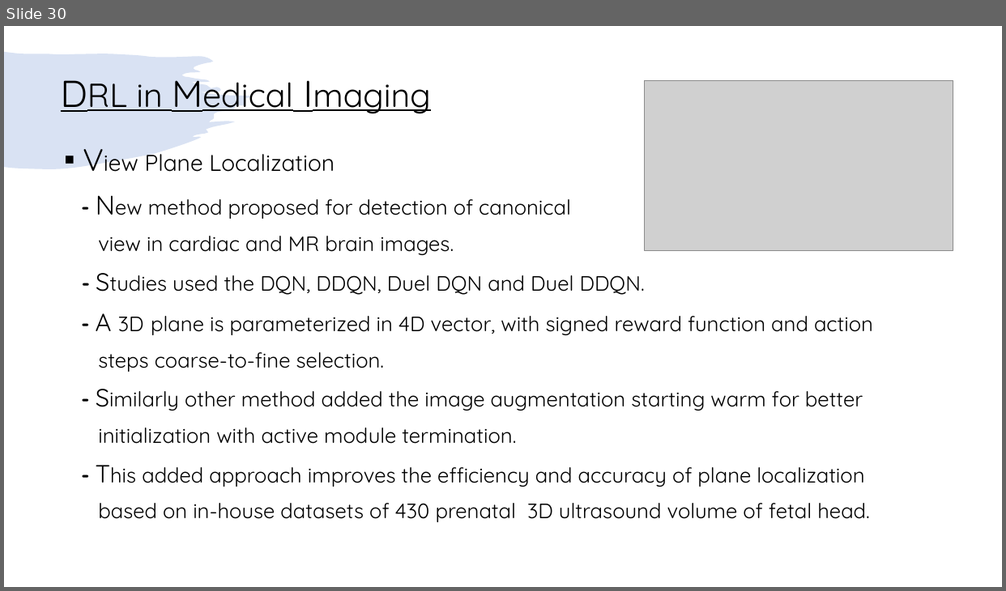
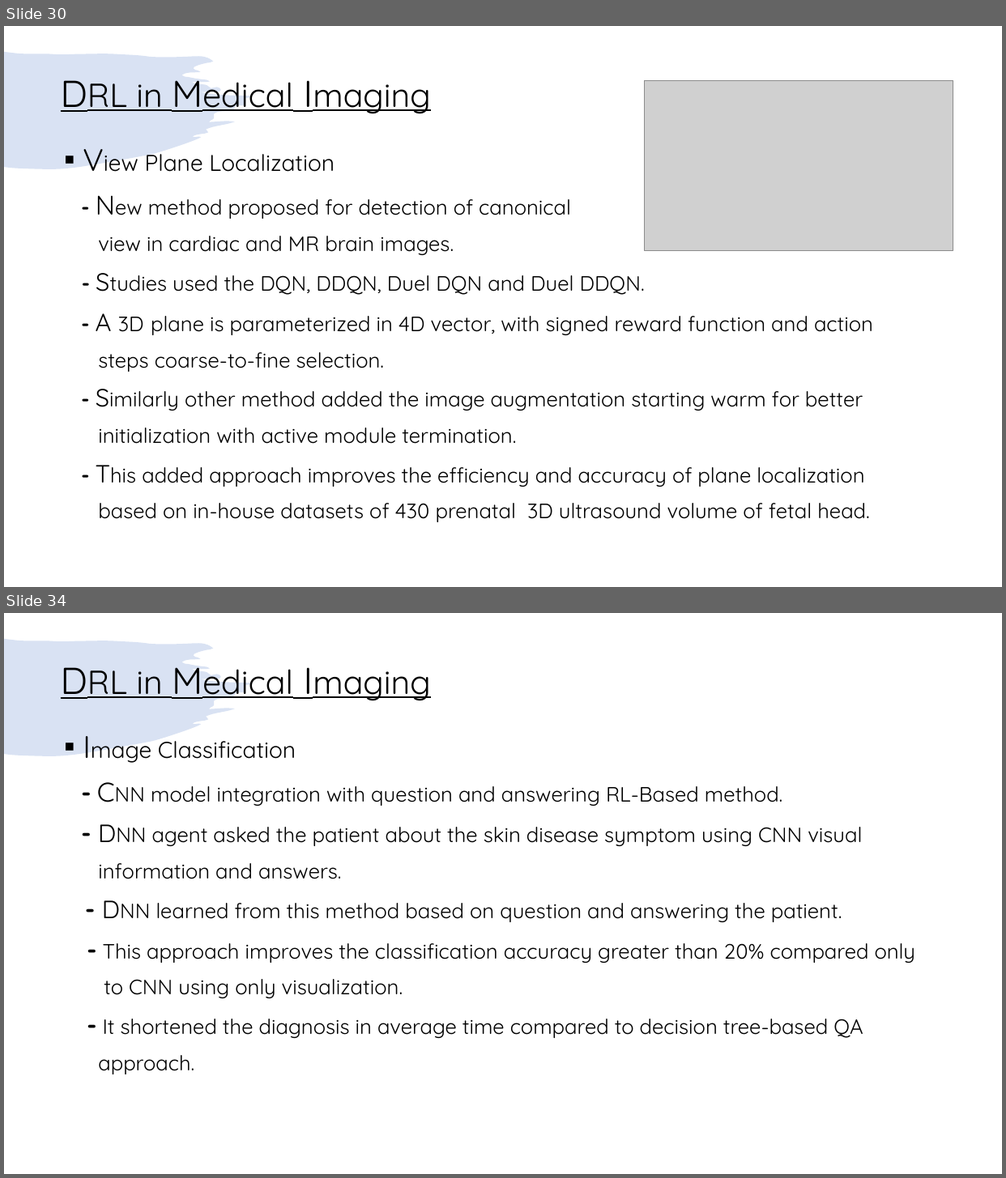
Before and after one commit to jocelynbaduria/cmpe-258_Deep-Learning, a slide deck: Short Story/Jocelyn_Baduria_DRL_Imaging_Literature_Review.pptx. Shown one above the other, each under a label of ours: slide 30 before the commit, slides 30 and 34 after it; the slides between them are not shown. The pictures are 1006x591 and 1006x1178 pixels, drawn with LibreOffice and Linux fonts; fonts in the diff are those of the drawing; grey boxes stand for pictures. Boxes give left, top, right and bottom in pixels: in the first picture for what was removed or moved away, otherwise in the second. Text is boxed around its words. In the diff, an @@ line names an element or a change of style, - is before the commit and + after.

Commit message:
Short Story Summary

```diff
--- a/Short Story/Jocelyn_Baduria_DRL_Imaging_Literature_Review.pptx
+++ b/Short Story/Jocelyn_Baduria_DRL_Imaging_Literature_Review.pptx
@@ slide 34 added at box(4, 613, 1002, 1174), background #FFFFFF; not listed: 1 template element that a slide beside it also shows @@
@@ text added at box(136, 671, 163, 698), 32 pt, text #000000, underline @@
+DRL in Medical Imaging
@@ text added at box(98, 741, 915, 1075), 20 pt, text #000000 @@
+▪ Image Classification
+- CNN model integration with question and answering RL-Based method.
+- DNN agent asked the patient about the skin disease symptom using CNN visual
+information and answers.
+- DNN learned from this method based on question and answering the patient.
+- This approach improves the classification accuracy greater than 20% compared only
+to CNN using only visualization.
+- It shortened the diagnosis in average time compared to decision tree-based QA
+approach.
```
Also in this commit, not shown: 10 slides changed, 2 other slides added, 2 slides removed.
